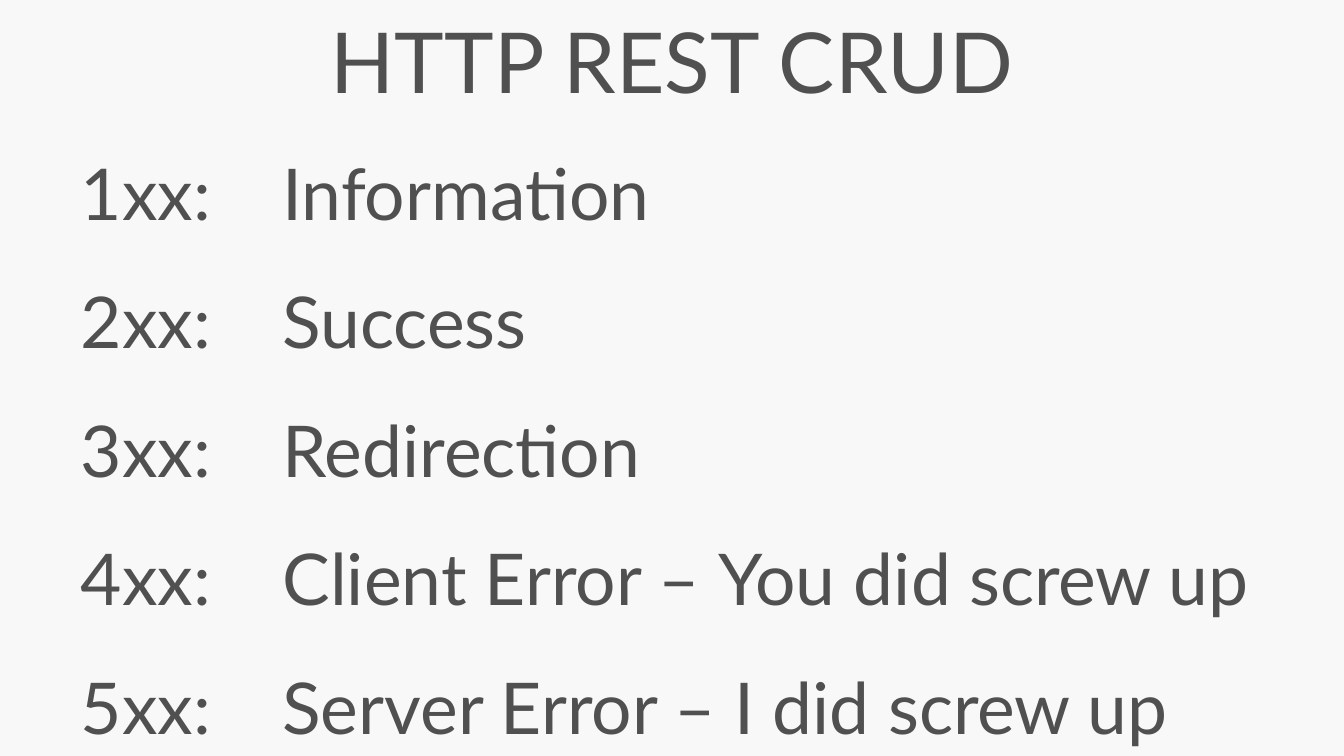
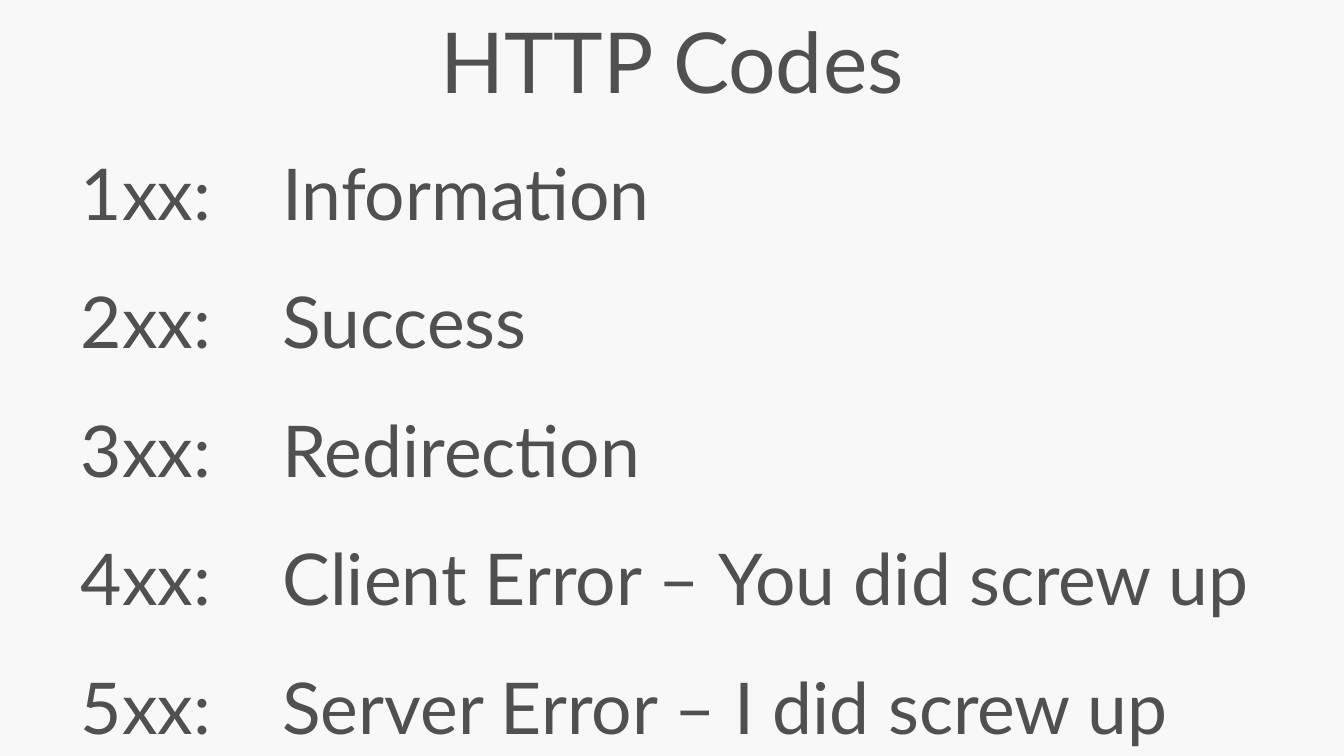
Before and after one commit to jlamch/.net-core, a slide deck: slide 6 of 2.rest-api-introduction.pptx (slide 4 before the commit). Drawn at 1344x756 pixels with LibreOffice and Linux fonts; fonts in the diff are those of the drawing. Boxes give left, top, right and bottom in pixels: in the first picture for what was removed or moved away, otherwise in the second. Text is boxed around its words. In the diff, an @@ line names an element or a change of style, - is before the commit and + after.

```diff
--- a/2.rest-api-introduction.pptx
+++ b/2.rest-api-introduction.pptx
@@ text at (440, 31, 904, 94): text changed @@
-HTTP REST CRUD
+HTTP Codes
```
Also in this commit, not shown: 5 other slides changed, 3 slides added, 1 other file.
